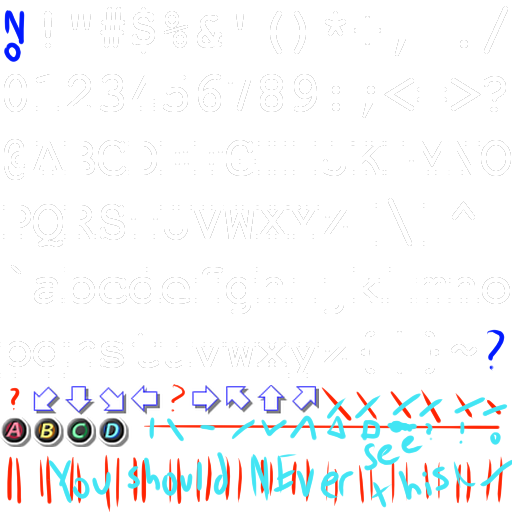
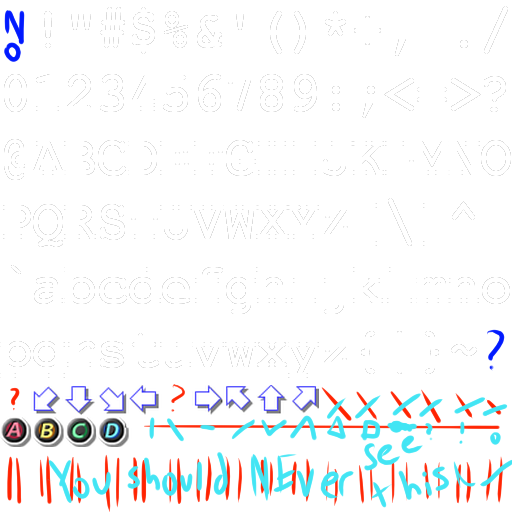
Layered file, before and after one edit (512x512). Changes by layer:
painted on "additive edits" over [123,385,224,430]
painted on "Copy of monitor.pngbackup" (1st of 2, in "Group 3") over [123,385,224,430]
painted on "defaultFont.png" over [123,385,224,430]
painted on "Paint Layer 5" over [123,385,224,430]
painted on "testbg" (2nd of 2, in "testbg") over [123,385,224,430]
